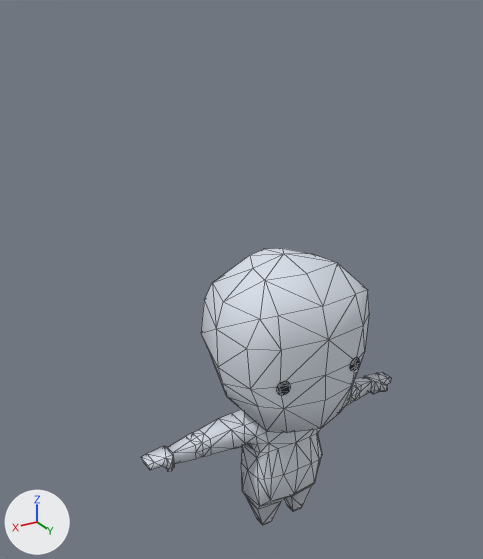
A saved change to the Blender file ExternalAssets/Blender/Player.blend.
Camera for both pictures: a camera (50 mm lens) standing at (0.532, 0.755, 0.843) and looking at (0.044, -0.059, 0.436). Lighting does not change. The marker at lower left points along +X, +Y and +Z. Mesh edges are drawn as thin lines.
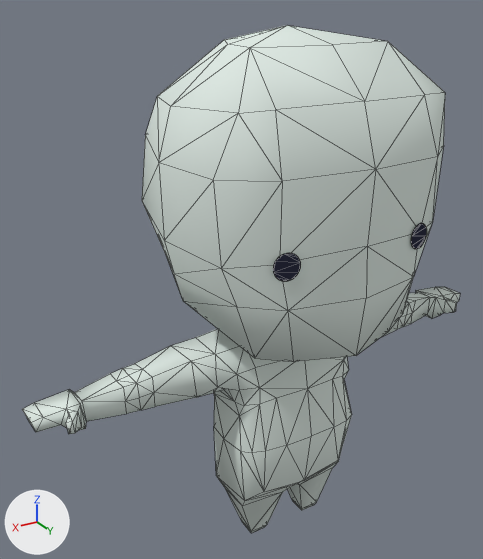
Boxes [x1, y1, x2, y2] around the edits, measured in the pictures (483 x 559 px):
'Mesh', surface changed, rescaled (75% wider, 83% taller): before [141, 248, 391, 525]; after [22, 25, 460, 533]

What changed in the scene script:
```text
Add img_palette64_png:
    img_palette64_png = load_image('Palette64.png', '../../Assets/Textures/Palette64.png', 256, 256, 'sRGB')
Change mat_palette:
    mat_palette.texture: img_aap_64_32x_png -> img_palette64_png
Change me_body:
    where me_body.from_pydata(...)  # 207 vertices, 337 faces; spans x -0.252..0.0, y -0.13..0.112, z -0.002..0.512
    used by ob_mesh; location = (0.0, 0.0, 0.0); scale = (0.95, 0.95, 0.95)
    me_body part 1: texture (UV) coordinates of 307 of 337 faces, centred in x -0.25..-0.004, y -0.125..0.106, z -0.002..0.504, changed; they spanned u 0.68..0.71, v 0.41..0.45 and now span u 0.8..0.83, v 0.28..0.32
Change ob_mesh:
    ob_mesh.scale: (0.95, 0.95, 0.95) -> (1.57, 1.57, 1.57)
```
